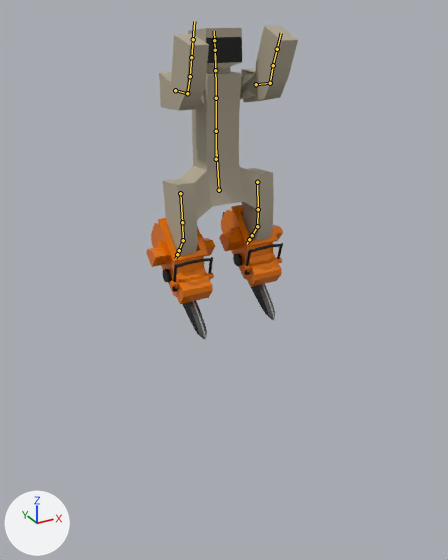
Before and after pictures for a commit that changed the FBX model Assets/PreDevelop/Daiki/Player/Player_prot.fbx.
Before and after are seen from a 50 mm lens placed at (-17.5, -28.0, 30.4), pointed at (-0.3, 3.3, 14.7). Every picture has the same lights, and +X, +Y and +Z are marked at lower left. The first picture is the older version. Both versions are drawn at frame 14 of the action 'アーマチュア|ジャンプ中(上昇)'; the numbers are the values there. The bones that change, and the others that lie on the model, are drawn over the model as lines.

Names of what the first picture shows: '人間', '右', '左'.
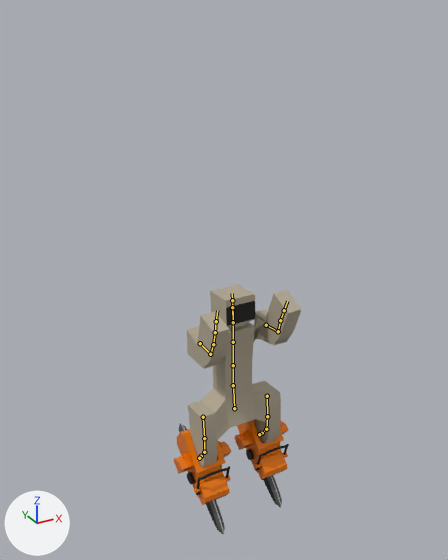
Where the change shows, as pixel boxes (x1, y1, x2, y2) in the pictures (448 x 560 px):
'人間', posed (17% narrower, 21% shorter): before (159, 25, 298, 256); after (187, 285, 302, 468)
'右', posed (17% narrower, 8% shorter): before (146, 218, 215, 339); after (174, 423, 231, 534)
'左', posed: before (219, 205, 283, 320); after (234, 420, 289, 507)
bone '股間', root to tip: before (219, 190) to (216, 150); after (234, 408) to (233, 378)

The change, as a list of edits to the scene's bpy script:
```text
Change bone_股間:
    where bone_股間 = bpy.data.objects['アーマチュア'].pose.bones['股間']
    bone_股間.location: (0.0, 16.33, -2.9) -> (0.0, 1.04, -1.74)
```
